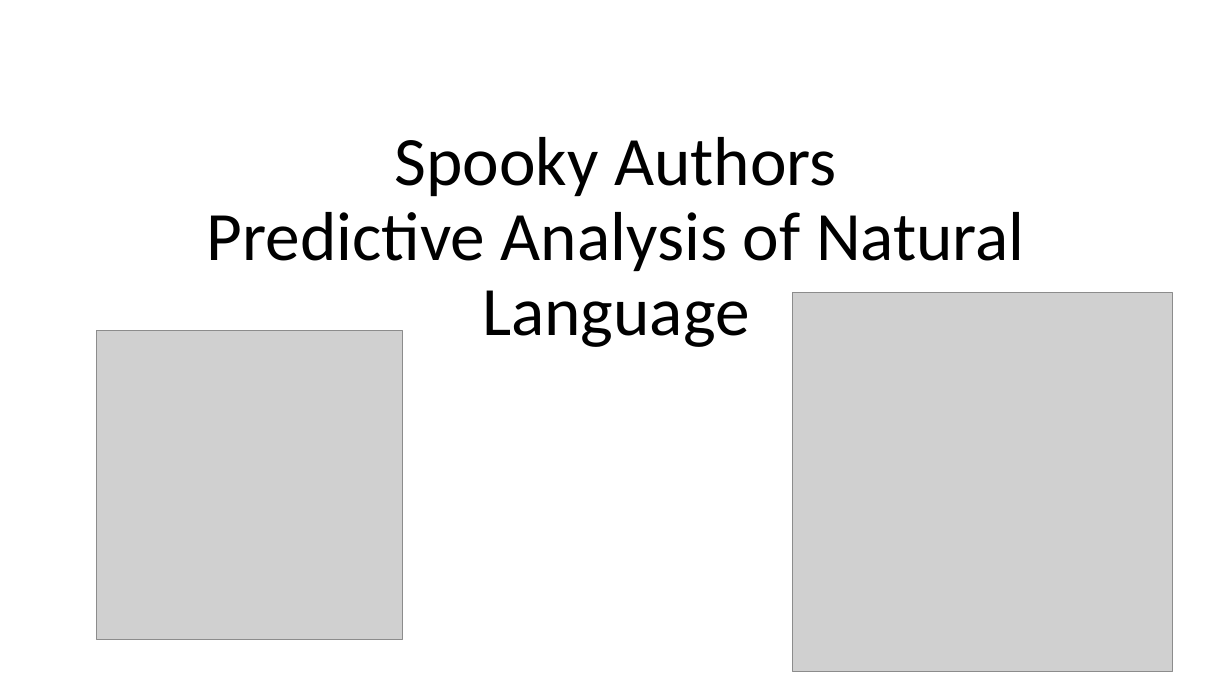
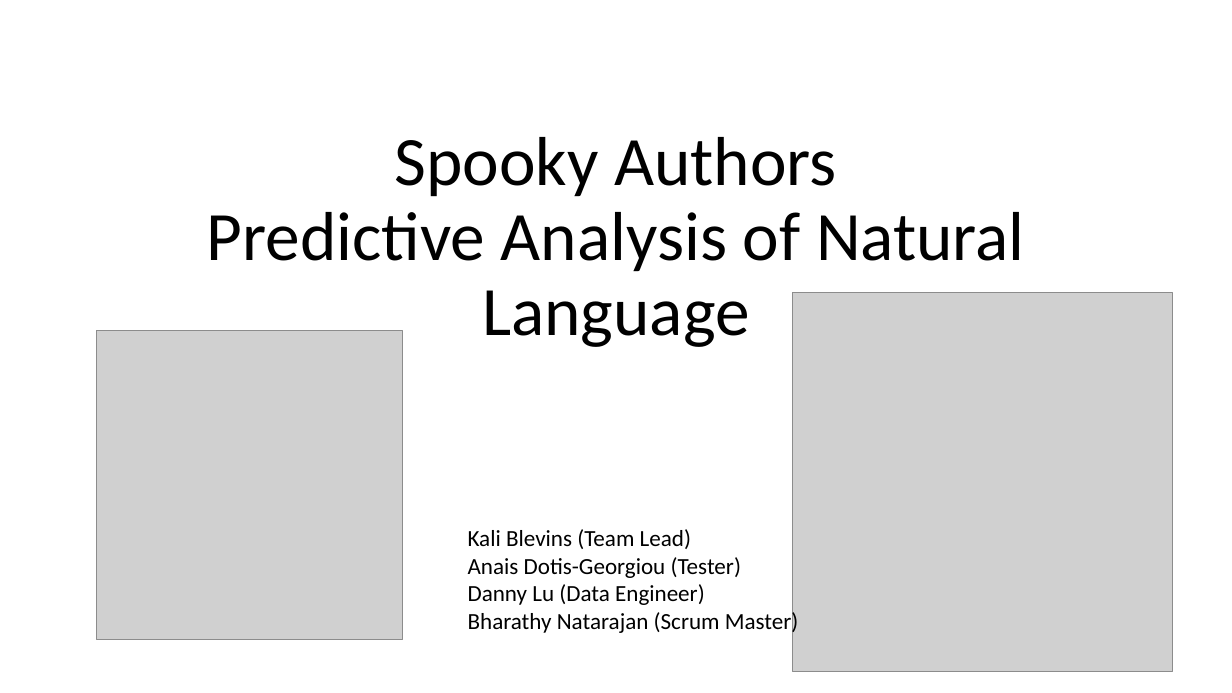
Before and after one commit to kblevins/predictive-author-id, a slide deck: slide 1 of Predictive_Author_Presentation.pptx. Drawn at 1232x693 pixels with LibreOffice and Linux fonts; fonts in the diff are those of the drawing; grey boxes stand for pictures. Boxes give left, top, right and bottom in pixels: in the first picture for what was removed or moved away, otherwise in the second. Text is boxed around its words. In the diff, an @@ line names an element or a change of style, - is before the commit and + after.

Commit message:
updated presentation

```diff
--- a/Predictive_Author_Presentation.pptx
+++ b/Predictive_Author_Presentation.pptx
@@ text added at <box>468,529,799,636</box>, 18 pt, text #000000 @@
+Kali Blevins (Team Lead)
+Anais Dotis-Georgiou (Tester)
+Danny Lu (Data Engineer)
+Bharathy Natarajan (Scrum Master)
```
Also in this commit, not shown: 3 slides added, 1 slide removed, 3 other files.
